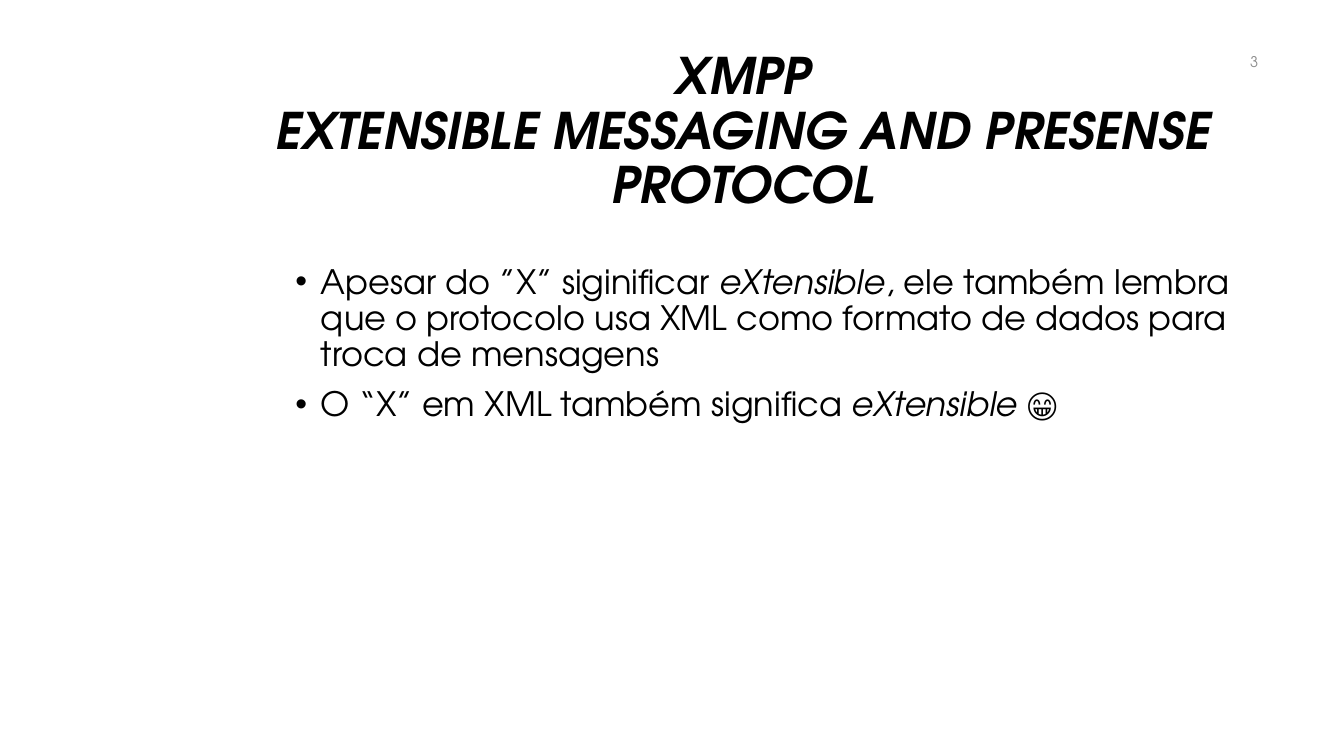
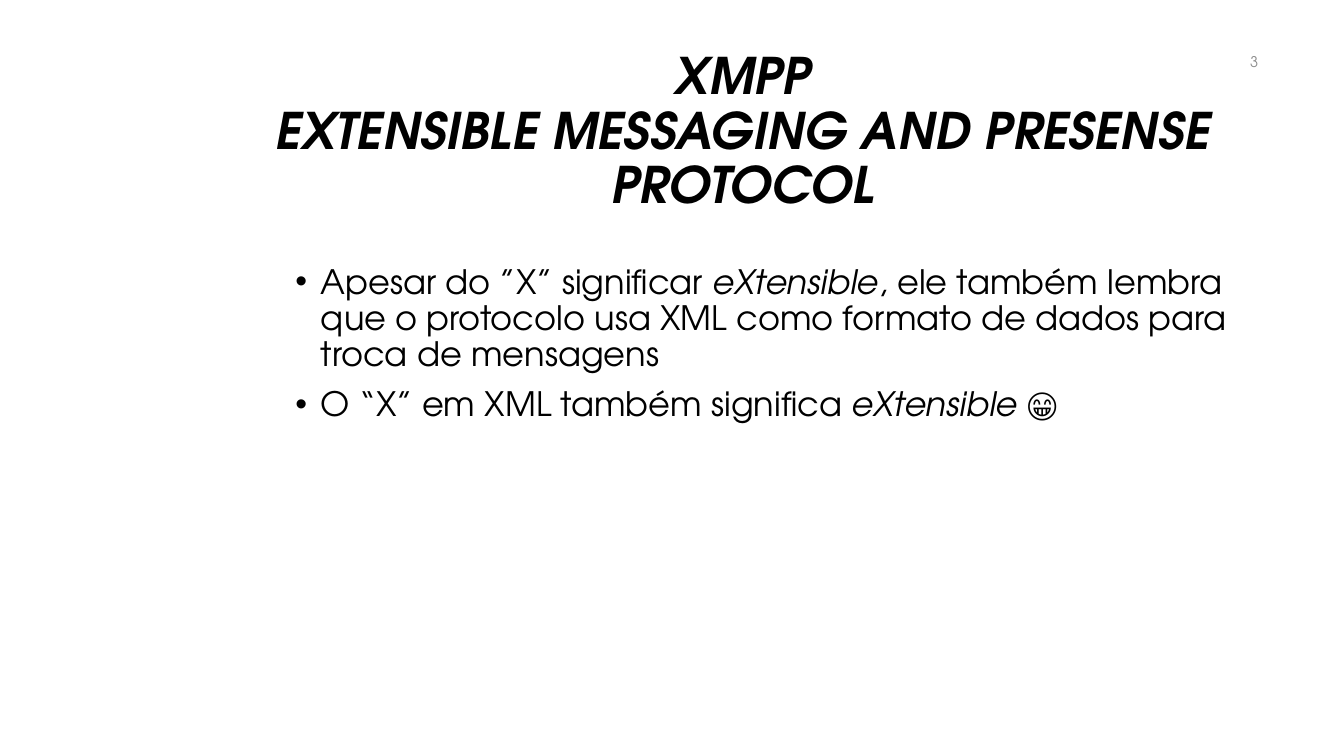
Before and after one commit to manoelcampos/sistemas-distribuidos, a slide deck: slide 3 of projects/06-xmpp-chat-client/xmpp.pptx. Drawn at 1344x756 pixels with LibreOffice and Linux fonts; fonts in the diff are those of the drawing; background and template pictures are left out. Boxes give left, top, right and bottom in pixels: in the first picture for what was removed or moved away, otherwise in the second. Text is boxed around its words. In the diff, an @@ line names an element or a change of style, - is before the commit and + after.

Commit message:
Atualiza apresentação XMPP, incluindo detalhes de chamadas P2P de voz e vídeo

```diff
--- a/projects/06-xmpp-chat-client/xmpp.pptx
+++ b/projects/06-xmpp-chat-client/xmpp.pptx
@@ text at (321,268,1227,374): text changed @@
-• Apesar do ”X” siginificar eXtensible, ele também lembra que o protocolo usa XML como formato de dados para troca de mensagens
+• Apesar do ”X” significar eXtensible, ele também lembra que o protocolo usa XML como formato de dados para troca de mensagens
```
Also in this commit, not shown: 1 slide added.
